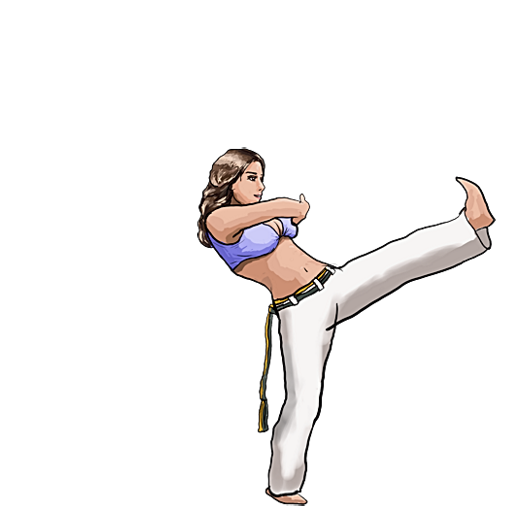
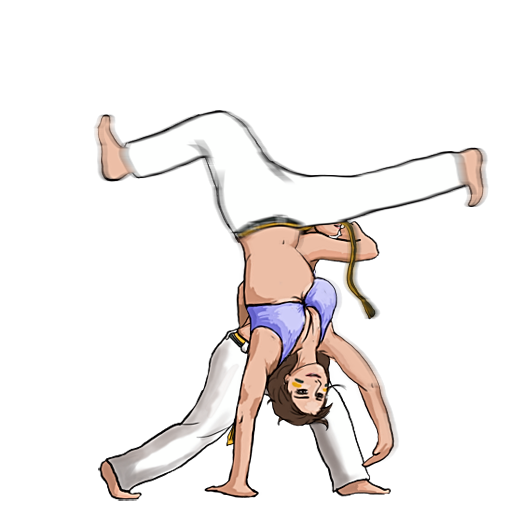
Layered file, before and after one edit (512x512). Changes by layer:
added group "Paper" (1st of 2) with 2 layers above "Scissor" over [93, 110, 496, 506]
added layer "Copy of Paper" in group "Paper" over [93, 110, 496, 506]
moved "Paper" (2nd of 2, in "Paper") into group "Paper", painted on it over [93, 110, 496, 506]
showed "Stand", painted on it over [93, 125, 409, 506]
